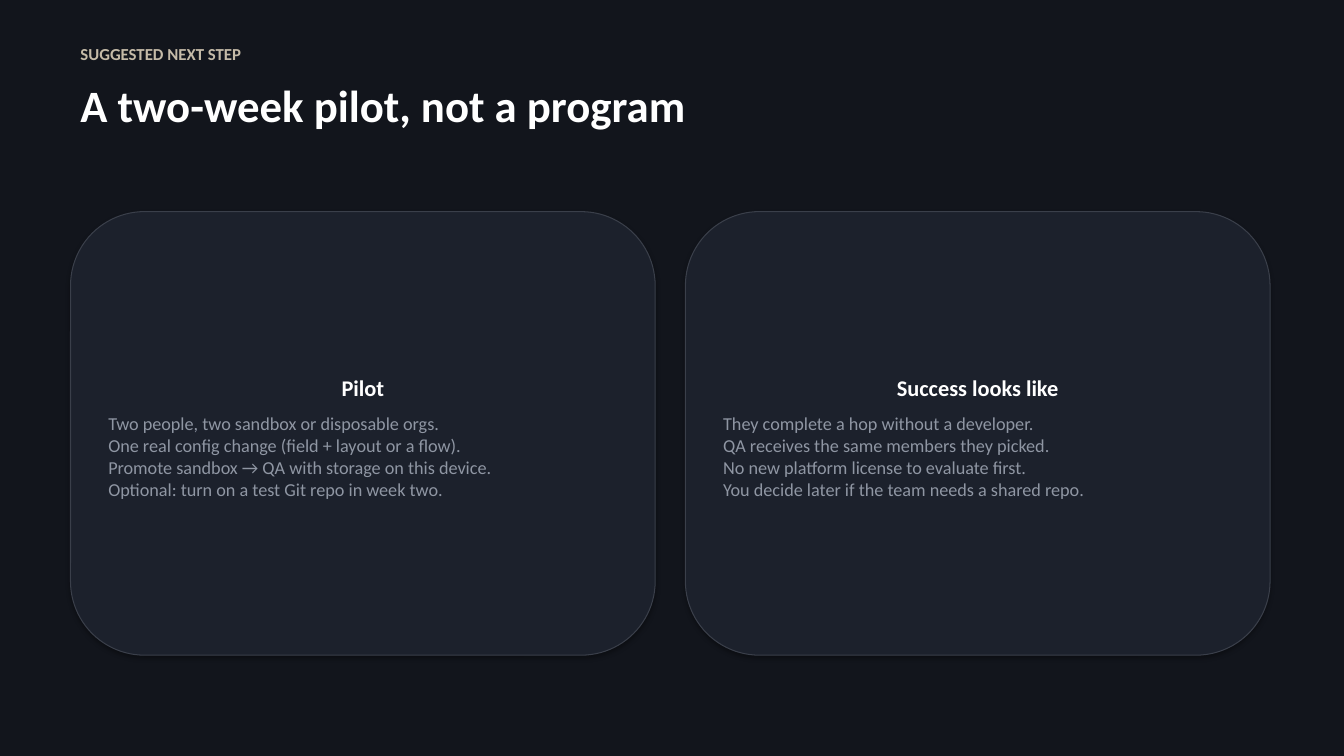
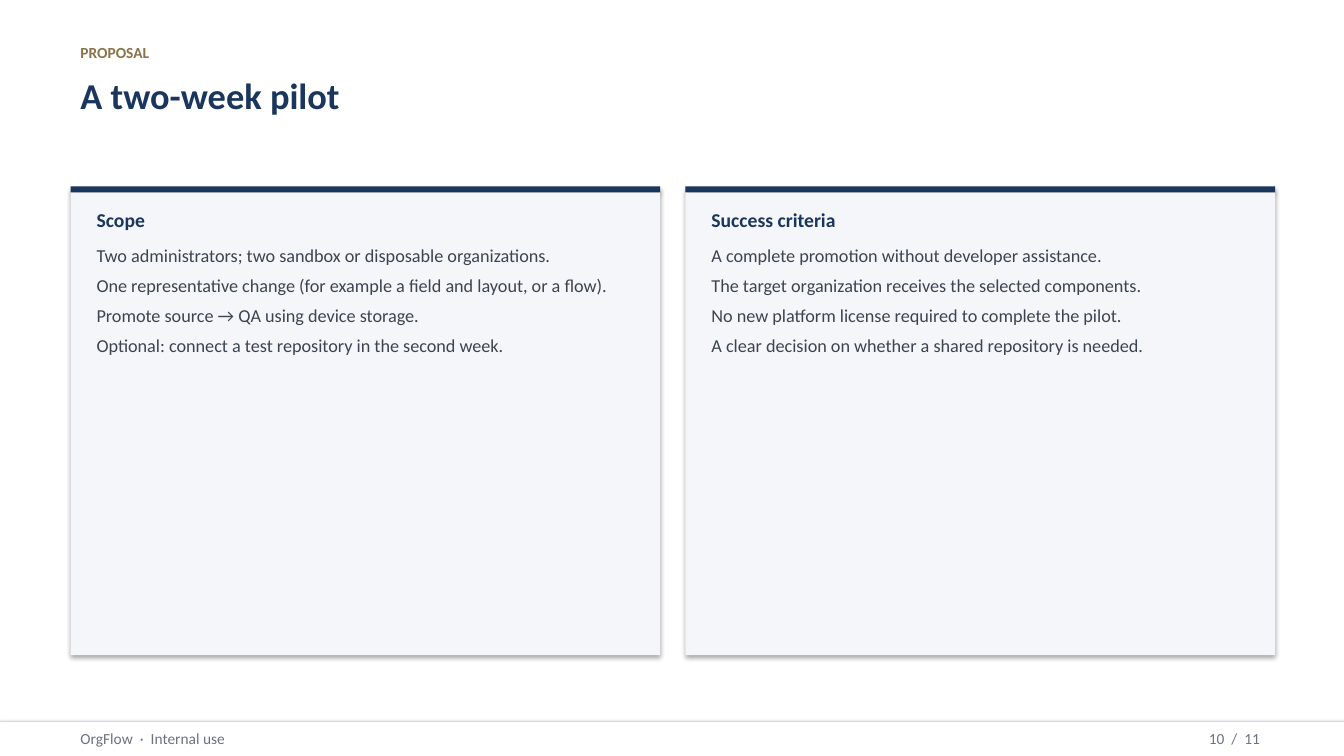
Before and after one commit to rajeevketha/repositoryTool, a slide deck: slide 10 of docs/orgflow-manager-briefing.pptx. Drawn at 1344x756 pixels with LibreOffice and Linux fonts; fonts in the diff are those of the drawing. Boxes give left, top, right and bottom in pixels: in the first picture for what was removed or moved away, otherwise in the second. Text is boxed around its words. In the diff, an @@ line names an element or a change of style, - is before the commit and + after.

```diff
--- a/docs/orgflow-manager-briefing.pptx
+++ b/docs/orgflow-manager-briefing.pptx
@@ rectangle at (x1=0, y1=0, x2=1344, y2=756): fill #12151C to #FFFFFF @@
@@ text at (x1=80, y1=48, x2=149, y2=58): text changed; size 12 to 11 pt; text colour #C5BBA8 to #8A7348 @@
-SUGGESTED NEXT STEP
+PROPOSAL
@@ text at (x1=80, y1=83, x2=340, y2=115): text changed; size 32 to 26 pt; text colour #FFFFFF to #1B365D @@
-A two-week pilot, not a program
+A two-week pilot
@@ rectangle added at (x1=71, y1=187, x2=660, y2=193), fill #1B365D @@
@@ rectangle added at (x1=71, y1=193, x2=660, y2=655), fill #F4F6F9 @@
@@ rectangle resized from (x1=686, y1=212, x2=1270, y2=655) to (x1=686, y1=193, x2=1275, y2=655) @@
@@ rectangle at (x1=686, y1=193, x2=1275, y2=655): rounded rectangle to rectangle; fill #1C212C to #F4F6F9; outline #3A3F4A 0.75 pt to none @@
@@ rectangle added at (x1=686, y1=187, x2=1275, y2=193), fill #1B365D @@
@@ text "Two administrators; two sandbox or ..." moved from (x1=71, y1=212, x2=655, y2=655) to (x1=97, y1=249, x2=607, y2=355) @@
@@ text "Two administrators; two sandbox or ..." at (x1=97, y1=249, x2=607, y2=355): vertical alignment middle to top; fill #1C212C to none; outline #3A3F4A 0.75 pt to none; shadow off @@
@@ text added at (x1=97, y1=214, x2=145, y2=230), 14 pt, text #1B365D, bold @@
+Scope
@@ text added at (x1=711, y1=213, x2=836, y2=227), 14 pt, text #1B365D, bold @@
+Success criteria
@@ text at (x1=97, y1=249, x2=607, y2=355): text changed; text colour #8F96A3 to #3D4450 @@
-Pilot
-Two people, two sandbox or disposable orgs.
-One real config change (field + layout or a flow).
-Promote sandbox → QA with storage on this device.
-Optional: turn on a test Git repo in week two.
+Two administrators; two sandbox or disposable organizations.
+One representative change (for example a field and layout, or a flow).
+Promote source → QA using device storage.
+Optional: connect a test repository in the second week.
@@ text added at (x1=711, y1=249, x2=1143, y2=355), 13 pt, text #3D4450 @@
+A complete promotion without developer assistance.
+The target organization receives the selected components.
+No new platform license required to complete the pilot.
+A clear decision on whether a shared repository is needed.
@@ text in rectangle at (x1=723, y1=380, x2=1084, y2=499): text removed @@
-Success looks like
-They complete a hop without a developer.
-QA receives the same members they picked.
-No new platform license to evaluate first.
-You decide later if the team needs a shared repo.
@@ rectangle added at (x1=0, y1=721, x2=1344, y2=756), fill #FFFFFF @@
@@ rectangle added at (x1=0, y1=721, x2=1344, y2=722), fill #D8DEE6 @@
@@ text added at (x1=80, y1=733, x2=225, y2=747), 11 pt, text #6B7280 @@
+OrgFlow · Internal use
@@ text added at (x1=1209, y1=734, x2=1260, y2=744), 11 pt, text #6B7280 @@
+10 / 11
```
Also in this commit, not shown: 1 other slide changed, 9 slides added, 9 slides removed, 4 other files.
